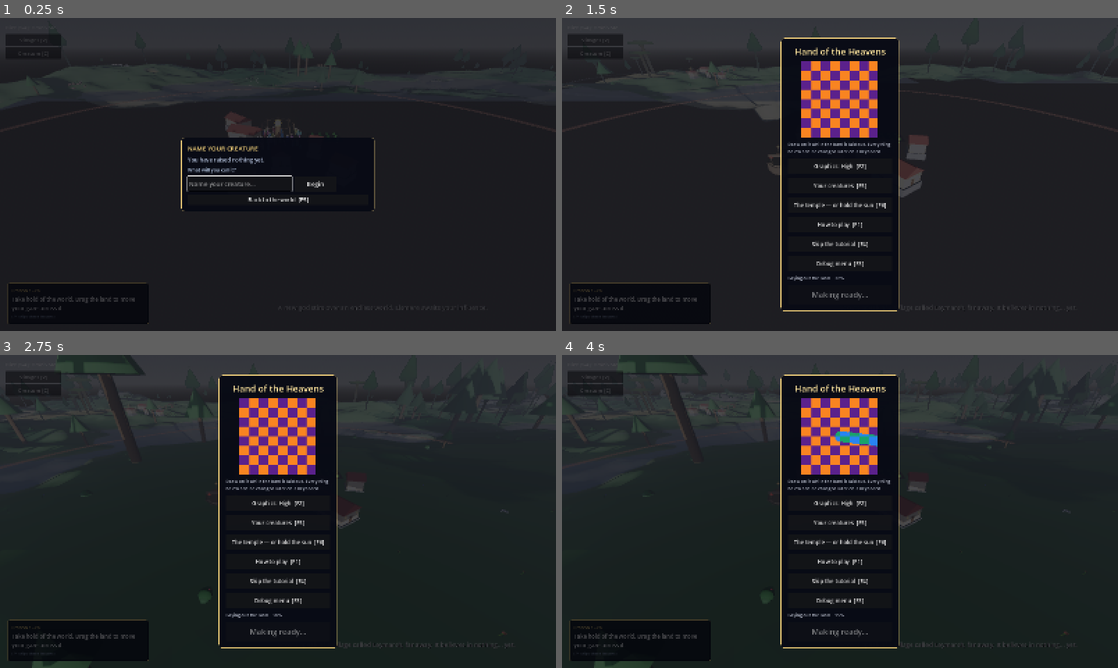
Above: before the commit, frames 1-4 (two rows, left to right).
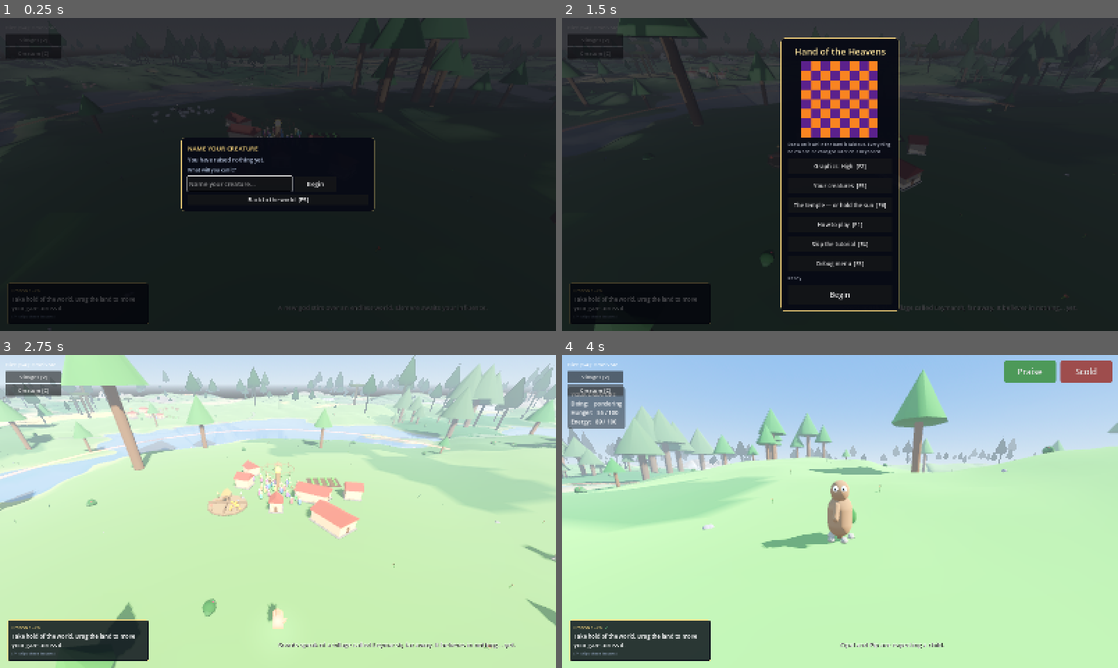
Above: after the commit, the same moments.

Repository: tjloman/tjloman
Game: Godot game, scene res://scenes/main.tscn
Two runs of this game, one before a commit and one after it. Both use one fixed random seed, a clock stepped at 60 frames per second and the inputs below.
Inputs (mouse positions are in pixels of both pictures, inside the frame that each line leads up to):
- Up to frame 1 (0.25 s): no input
- Up to frame 2 (1.5 s): click (801, 183) at 0.52 s; type "Alex" at 0.6 s; click "Begin" at 1.25 s
- Up to frame 3 (2.75 s): click (278, 630) at 2 s, where only the run after the commit has a clickable "Begin"
- Up to frame 4 (4 s): tap Enter at 2.75 s; drag from (840, 436) to (895, 442) at 2.77 s; click "Creature [C]" at 3.5 s

The runs differ from the first frame. In frame 1, 0.9% of the frame differs, in the area x 0-99%, y 6-45%; in frame 2, 2.6%; in frame 3, 100%, in the area x 0-100%, y 0-100%; in frame 4, 100%.

Commit message:
The hand works where your power works, and the world arrives on a budget
TWO THINGS THE REACH DID NOT COVER.

The hand. The circle was put on casting and left the arm alone, on the
argument that an arm has no faith in it -- and a god who cannot call down a
fire on the far mountain but CAN reach over, pull that mountain's trees up
by the roots and hurl them has not been limited at all. The most
destructive thing in the game was still anytime, anywhere; the circles only
bounded the pretty half of it.

So the whole hand works where your power works. Two things it does not
touch: dragging the LAND is the camera rather than the hand and goes
anywhere, so a refused grab falls through to it rather than doing nothing;
and whatever is already in your grip stays there. You may carry a tree out
of your country. You may not reach into somebody else's and take one.

AND THE CHUNK SPIKES. "One near chunk and two far ones a frame" is not a
budget -- it is a guess that every chunk costs the same, and they do not
come close. Cutting a mesh for the far ring is a fraction of what fleshing a
cell out costs, and fleshing one out varies by an order of magnitude with
what happens to live on it: a cell with a village and three herds is not
the cell next door with two bushes. So a frame gets 3ms of world-building,
near ring and far ring and coarsening together, and always does at least
one thing so a slow machine still finishes rather than stalling. The
stutter left is one chunk wide, which is the smallest it can be without
cutting a chunk in half.

AND THE NEAR RING IS FILLED NEAREST FIRST, which it was not. It walked the
square in raster order -- the north-west corner of the ring before the cell
you are standing in -- so the chunk arriving on the frame you needed it was
as likely to be the one behind you as the one you were walking into. Rings
out from the middle now, exactly as the far ring has always been filled.

land_walk.py measures the right thing again: under a budget the worst frame
is ONE cut of the dearest kind, because the budget does one thing and then
stops. loading.py holds both budgets, together -- 5ms of warming and 3ms of
streaming land on different frames, but a machine that gave both everything
at once would have nothing left for the game.

Co-Authored-By: Claude Opus 5 <noreply@anthropic.com>
Claude-Session: https://claude.ai/code/session_01NqBKfyc5c6bViy6kUi2S7P

Diff:
--- a/scripts/miracles/miracle_reach.gd
+++ b/scripts/miracles/miracle_reach.gd
@@ -43,11 +43,21 @@
 ## and it goes off where it lands. That is also what Black & White actually did
 ## — the circle bounded the hand, not the shot.
 ##
-## THE HAND ITSELF IS NOT LIMITED. You may still pick up a rock in the far
-## mountains and drop it on anything you like; the hand is your arm, and an arm
-## has no faith in it. Nor is a fire already burning: lighting a thing is a
-## miracle, a thing being alight is weather, and a torch carried out of your
-## country goes on burning what it touches.
+## AND THE HAND IS LIMITED TOO, which took a second pass to get right. The
+## first version left it alone on the argument that an arm has no faith in it —
+## and a god who cannot call down a fire on the far mountain, but CAN reach over
+## and pull that mountain's trees up by the roots and hurl them, has not been
+## limited at all. The most destructive thing in the game was still anytime,
+## anywhere; the circles only bounded the pretty half of it.
+##
+## So the whole hand works where your power works. Two things it does not touch:
+## dragging the land is the CAMERA rather than the hand, and goes anywhere; and
+## whatever is already in your grip stays there. You may carry a tree out of
+## your country. You may not reach into somebody else's and take one.
+##
+## Nor is a fire already burning limited: lighting a thing is a miracle, a thing
+## being alight is weather, and a torch carried abroad goes on burning what it
+## touches.
 ##
 ## THE CREATURE'S OWN WORKINGS ARE NOT GATED, and that is deliberate rather
 ## than an oversight. It pays for those out of its own energy rather than out of
--- a/scripts/player/divine_hand.gd
+++ b/scripts/player/divine_hand.gd
@@ -713,6 +713,27 @@
 	# falls through to the land drag at the foot, which is the honest answer:
 	# grabbing nothing is grabbing the ground.
 	var under := hover_target if is_instance_valid(hover_target) else null
+	# AND NOTHING IS TAKEN FROM GROUND YOU DO NOT HOLD.
+	#
+	# The reach was put on casting first and left the hand alone, on the
+	# argument that an arm has no faith in it. That was wrong in play: a god who
+	# cannot call down a fire on the far mountain but can reach over and pull
+	# the mountain's trees up by the roots has not been limited at all — the
+	# most destructive thing in the game was still anytime, anywhere, and the
+	# circles only stopped the pretty half of it.
+	#
+	# So the whole hand works where your power works. Note what this does NOT
+	# touch: dragging the land is the camera, not the hand, so a refused grab
+	# falls through to it rather than doing nothing — and anything already in
+	# your grip stays there. You may carry a tree out of your country; you may
+	# not reach into somebody else's and take one.
+	if under != null and not MiracleReach.reaches(get_tree(), ground_point):
+		GameState.hint(MiracleReach.short_hint(get_tree(), ground_point))
+		if miracles != null and is_instance_valid(miracles) \
+				and miracles.reach_ring != null \
+				and is_instance_valid(miracles.reach_ring):
+			miracles.reach_ring.flare()
+		under = null
 	# Grabbing a QUARTER of the storehouse platform withdraws that
 	# resource as a physical item, straight into the grip.
 	if under is FoodStore:
--- a/scripts/world/world_gen.gd
+++ b/scripts/world/world_gen.gd
@@ -1,5 +1,11 @@
 class_name WorldGen
 extends Node3D
+## WALL CLOCK BY DESIGN: `_frame_spent` measures how much of a REAL frame this
+## frame's world-building has eaten. It is the streamer measuring the machine,
+## not the world measuring itself — and it must go on working while the tree is
+## paused, which is the one time GameState.clock is deliberately stopped and the
+## one time loading matters most.
+##
 ## The endless world. Terrain streams in as 48m chunks around the camera;
 ## elevation, biome, and everything scattered on a chunk is deterministic
 ## from the world seed, so the same hill is always in the same place.
@@ -21,26 +27,26 @@
 
 const CHUNK_SIZE := 48.0
 const WATER_LEVEL := 0.0
-const CHUNKS_PER_FRAME := 1      # one chunk a frame: gentle, no startup stall
-## ...and the far ring only ever gets a frame the near ring did not want. The
-## two budgets do not add: `_fill_near` returning true skips `_fill_sight`
-## outright, so a frame builds either one near chunk or two far ones, never
-## three of anything.
-##
-## Two, because a far chunk is cheaper than a near one — same mesh cut, but no
-## collision heightmap, no water and no scatter, so the pair comes to something
-## like one and a half near chunks — and because the moment they are being
-## built is the moment nothing else is: the near ring finishes in its first
-## twenty-five to fifty frames and everything after that is horizon. It halves
-## the cold fill, which is 121 chunks on a budget phone and 289 on a flagship:
-## about a second and two and a half seconds at 60fps, twice that at 30.
-##
-## In the steady state this costs nothing at all. See `_sight_filled`.
-const SHELLS_PER_FRAME := 2
-## And one chunk a frame put back down to the far ring's resolution. See
-## Chunk.coarse_due: the work is owed the moment a row is stripped, and paid off
-## at the same rate everything else in this file is.
-const COARSEN_PER_FRAME := 1
+## HOW MUCH OF A FRAME THE WORLD MAY HAVE, in milliseconds — near ring, far
+## ring and coarsening together. See `_frame_spent` for why this is a budget
+## and not the count it used to be.
+##
+## A fifth of a sixty-hertz frame. Small enough that a chunk arriving is not a
+## hitch anybody sees, large enough that a cold fill still finishes in seconds.
+const WORLD_MILLIS := 3.0
+const CHUNKS_PER_FRAME := 1      # the floor under the budget: never fewer
+## ...and the far ring only ever gets what the near ring did not want. The two
+## do not add: `_fill_near` returning true skips `_fill_sight` outright, so the
+## whole of a frame's world-building is WORLD_MILLIS however it is divided.
+##
+## The near ring is filled first because it is the ground you are about to
+## stand on; the far ring is the horizon, and a horizon that arrives a frame
+## late is a horizon. In the steady state both cost nothing at all — see
+## `_sight_filled`, which stops the far sweep for good once it finds no gaps.
+##
+## And chunks put back down to the far ring's resolution come off the same
+## budget, because a coarsening is a mesh cut like any other. See
+## Chunk.coarse_due: the work is owed the moment a row is stripped.
 
 ## HOW A PLACE IS MADE LAND — six basins on a ring at nine tenths of the radius,
 ## lifted until the wettest point under it is clear of the water by DRY_CLEAR.
@@ -154,6 +160,10 @@
 var _village_cells := {}          # Vector2i -> Village (spawned, persistent)
 var _wolf_raid_cooldown := 0.0
 var _burn_tick := 0.0
+## When this frame's world-building began, in real milliseconds. See
+## `_frame_spent` — and the pragma at the top of this file for why the wall
+## clock is the right clock for a loader.
+var _frame_began := 0
 
 
 func _ready() -> void:
@@ -806,6 +816,7 @@
 ## Chunk streaming ------------------------------------------------------------
 
 func _stream_chunks() -> void:
+	_frame_began = Time.get_ticks_msec()
 	var focus := focus_node.global_position
 	var center := Vector2i(floori(focus.x / CHUNK_SIZE), floori(focus.z / CHUNK_SIZE))
 	# THE GROUND THE CREATURE IS STANDING ON IS NEVER UNLOADED.
@@ -831,21 +842,46 @@
 ## stands. Returns true when the frame's one chunk has been spent, so the far
 ## ring knows to wait its turn.
 func _fill_near(center: Vector2i, kept: Dictionary) -> bool:
+	# NEAREST FIRST, which it was not. This walked the square in raster order —
+	# the north-west corner of the ring before the cell you are standing in —
+	# so the chunk arriving on the frame you needed it was as likely to be the
+	# one behind you as the one you were walking into. Rings out from the
+	# middle, exactly as the far ring has always been filled.
 	var made := 0
-	for dz in range(-load_radius, load_radius + 1):
-		for dx in range(-load_radius, load_radius + 1):
-			if not _make_whole(center + Vector2i(dx, dz)):
+	for ring in range(0, load_radius + 1):
+		for cell: Vector2i in _ring_cells(center, ring):
+			if not _make_whole(cell):
 				continue
 			made += 1
-			if made >= CHUNKS_PER_FRAME:
+			if _frame_spent(made):
 				return true
 	for cell: Vector2i in kept:
 		if not _make_whole(cell):
 			continue
 		made += 1
-		if made >= CHUNKS_PER_FRAME:
+		if _frame_spent(made):
 			return true
 	return false
+
+
+## HAS THE FRAME'S SHARE OF WORLD-BUILDING BEEN SPENT?
+##
+## It was a COUNT — one near chunk and two far ones, every frame. A count is
+## not a budget: it is a guess that every chunk costs the same, and they do not
+## come close. Cutting a mesh for the far ring is a fraction of what fleshing a
+## cell out costs, and fleshing one out varies by an order of magnitude with
+## what happens to live on it — a cell with a village and three herds on it is
+## not the cell next door with two bushes.
+##
+## So a frame builds whatever fits in WORLD_MILLIS, and ALWAYS AT LEAST ONE
+## thing, so that a machine slow enough to blow the budget on a single chunk
+## still finishes loading rather than stalling for good. The stutter that is
+## left is one chunk wide, which is the smallest it can be without cutting a
+## chunk in half.
+func _frame_spent(made: int) -> bool:
+	if made < 1:
+		return false
+	return Time.get_ticks_msec() - _frame_began > WORLD_MILLIS
 
 
 ## Make this cell a real place, whatever it is now. Returns true if that cost
@@ -883,7 +919,7 @@
 				continue
 			_spawn_chunk(cell, true)
 			made += 1
-			if made >= SHELLS_PER_FRAME:
+			if _frame_spent(made):
 				return
 	_sight_filled = true
 
@@ -954,7 +990,7 @@
 		# A chunk left cut for walking on that nobody can walk to. This sweep
 		# runs every frame it is reached, so anything that misses its turn is
 		# simply picked up on the next one — no queue, no state.
-		if coarsened < COARSEN_PER_FRAME and chunk.coarse_due():
+		if chunk.coarse_due() and not _frame_spent(coarsened):
 			chunk.coarsen()
 			coarsened += 1
 
Not shown, changed: tools/land_walk.py
Not shown, changed: tools/loading.py
Not shown, changed: tools/reach.py
